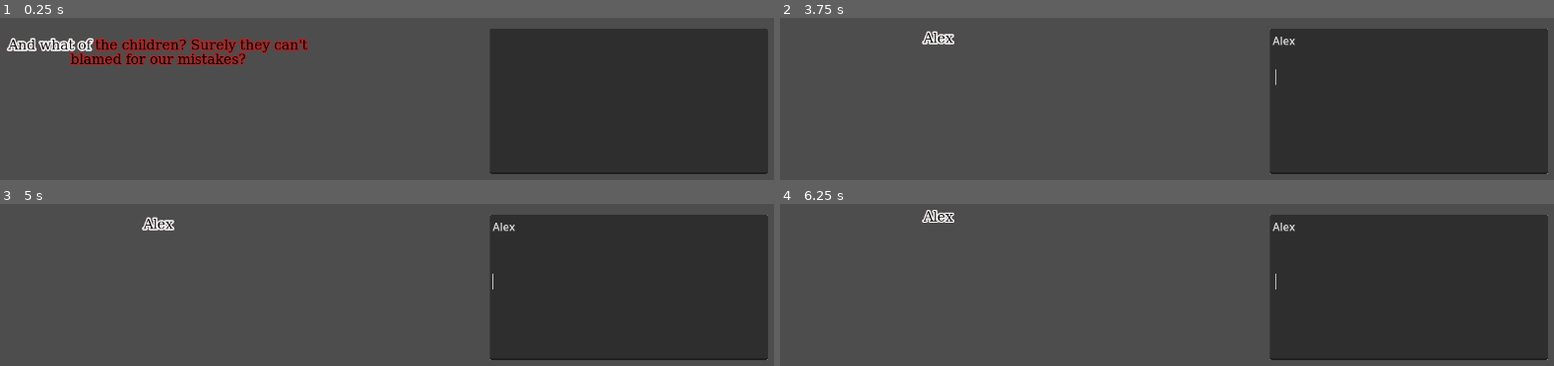
Above: before the commit, frames 1-4 (two rows, left to right).
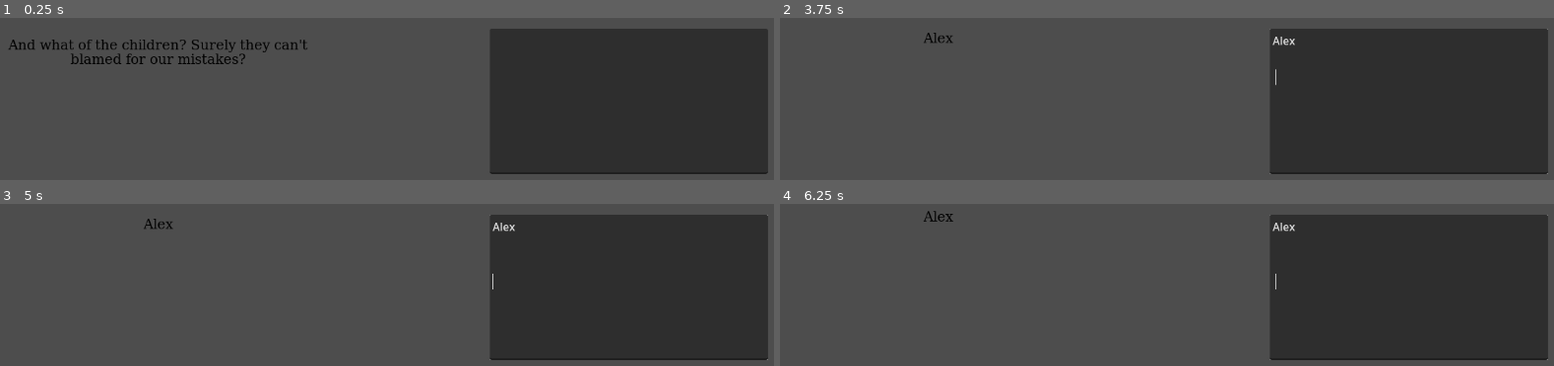
Above: after the commit, the same moments.

Repository: XandeKK/TypeBubbleX
Game: Godot game, scene res://src/SuperLabel/super_label.tscn
Two runs of this game, one before a commit and one after it. Both use one fixed random seed, a clock stepped at 60 frames per second and the inputs below. The project has no main scene, so this scene is started directly.
Inputs (mouse positions are in pixels of both pictures, inside the frame that each line leads up to):
- Up to frame 1 (0.25 s): no input
- Up to frame 2 (3.75 s): click (1406, 100) at 0.52 s; type "Alex" at 0.6 s; tap Enter at 1.25, 2.75 s; tap Space at 2, 3.5 s
- Up to frame 3 (5 s): tap Enter at 4.25 s
- Up to frame 4 (6.25 s): tap Space at 5 s

The runs differ from the first frame. In frame 1, 3.3% of the frame differs, in the area x 0-40%, y 12-30%; in frame 2, 0.3%; in frame 3, 0.3%; in frame 4, 0.3%.

Commit message:
add shake

Diff:
--- a/src/SuperLabel/Classes/text_style.gd
+++ b/src/SuperLabel/Classes/text_style.gd
@@ -14,7 +14,7 @@
 var shakes : Array : get = _get_shakes, set = _set_shakes
 
 var outline_scene : PackedScene = load("res://src/SuperLabel/outline.tscn")
-#var shake_scene : PackedScene = load()
+var shake_scene : PackedScene = load('res://src/SuperLabel/shake.tscn')
 
 func add_outline() -> void:
 	var outline = outline_scene.instantiate()
@@ -40,12 +40,14 @@
 	outline.queue_free()
 
 func add_shake() -> void:
-#	var shake = shake_scene.instantiate()
-#	shake.start = start
-#	shake.end = end
-#	shake.z_index = 1
-#	parent.shakes.add_child()
-	pass
+	var shake = shake_scene.instantiate()
+	shake.start = start
+	shake.end = end
+	shake.is_global = false
+	shake.parent = parent
+	parent.shakes.add_child(shake)
+
+	shakes.append(shake)
 
 func remove_shake(index : int) -> void:
 	if index < 0 or index >= shakes.size():
--- a/src/SuperLabel/outline.gd
+++ b/src/SuperLabel/outline.gd
@@ -10,10 +10,7 @@
 var offset : Vector2 = Vector2.ZERO : get = _get_ofs, set = _set_ofs
 
 func _draw():
-	print(start != -1)
 	if start != -1:
-		print(start)
-		print(end)
 		var count = 0
 		for info in parent.glyphs_to_render:
 			if count >= start and count <= end:
--- a/src/SuperLabel/outlines.gd
+++ b/src/SuperLabel/outlines.gd
@@ -12,11 +12,12 @@
 	_outline.is_global = true
 	add_child(_outline)
 
-func remove(index) -> void:
+func remove(index : int) -> void:
 	var outline = get_child(index)
 	if not outline:
 		return
 	remove_child(outline)
+	outline.queue_free()
 
 func set_parent(value : Control):
 	parent = value
--- /dev/null
+++ b/src/SuperLabel/shake.gd
@@ -0,0 +1,118 @@
+extends Control
+
+var start : int = -1 : get = _get_start, set = _set_start
+var end : int = -1 : get = _get_end, set = _set_end
+var is_global : bool = true : get = _get_is_global, set = _set_is_global
+
+var two_direction : bool = true : get = _get_two_direction, set = _set_two_direction
+var x : float = 1 : get = _get_x, set = _set_x
+var y : float = 1 : get = _get_y, set = _set_y
+var intensity : float = 10 : get = _get_intensity, set = _set_intensity
+var quantity : int = 5 : get = _get_quantity, set = _set_quantity
+var alpha : float = 0.1 : get = _get_alpha, set = _set_alpha
+
+var parent : Control : set = _set_parent
+var canvas_item : RID = get_canvas_item()
+
+func color_and_draw(info : Dictionary, color : Color):
+	var color_temp : Color
+	for text_style in parent.text_styles.list:
+		if info['glyph']['start'] >= text_style['start'] and info['glyph']['start'] <= text_style['end']:
+			color_temp = text_style['color']
+	if color_temp:
+		color = color_temp
+	for i in range(quantity):
+		var _alpha = i / float(quantity)
+		var color_shake = color
+		var offset_shake = Vector2(x * intensity / i, y * intensity / i)
+
+		color_shake.a = _alpha * alpha
+
+		draw_glyph(info['glyph'], info['ofs'] + offset_shake, color_shake)
+		if two_direction:
+			offset_shake *= -1
+			draw_glyph(info['glyph'], info['ofs'] + offset_shake, color_shake)
+
+func _draw():
+	var color : Color = parent.color
+	if start != -1:
+		var count = 0
+		for info in parent.glyphs_to_render:
+			if count >= start and count <= end:
+				color_and_draw(info, color)
+			count += 1
+	else:
+		for info in parent.glyphs_to_render:
+			color_and_draw(info, color)
+
+
+func draw_glyph(glyph : Dictionary, ofs : Vector2, color : Color):
+	TSManager.TS.font_draw_glyph(glyph.font_rid, canvas_item, glyph.font_size, ofs + glyph.offset, glyph.index, color)
+
+func _get_start() -> int:
+	return start
+
+func _set_start(value : int) -> void:
+	start = value
+	queue_redraw()
+
+func _get_end() -> int:
+	return end
+
+func _set_end(value : int) -> void:
+	end = value
+	queue_redraw()
+
+func _set_parent(value : Control) -> void:
+	parent = value
+	parent.render.connect(queue_redraw)
+	queue_redraw()
+
+func _get_is_global() -> bool:
+	return is_global
+
+func _set_is_global(value : bool) -> void:
+	is_global = value
+	queue_redraw()
+
+func _get_two_direction() -> bool:
+	return two_direction
+
+func _set_two_direction(value : bool) -> void:
+	two_direction = value
+	queue_redraw()
+
+func _get_x() -> float:
+	return x
+
+func _set_x(value : float) -> void:
+	x = value
+	queue_redraw()
+
+func _get_y() -> float:
+	return y
+
+func _set_y(value : float) -> void:
+	y = value
+	queue_redraw()
+
+func _get_intensity() -> float:
+	return intensity
+
+func _set_intensity(value : float) -> void:
+	intensity = value
+	queue_redraw()
+
+func _get_quantity() -> int:
+	return quantity
+
+func _set_quantity(value : int) -> void:
+	quantity = value
+	queue_redraw()
+
+func _get_alpha() -> float:
+	return alpha
+
+func _set_alpha(value : float) -> void:
+	alpha = value
+	queue_redraw()
--- /dev/null
+++ b/src/SuperLabel/shake.tscn
@@ -0,0 +1,10 @@
+[gd_scene load_steps=2 format=3 uid="uid://bcrkysrct8ydf"]
+
+[ext_resource type="Script" path="res://src/SuperLabel/shake.gd" id="1_7svyt"]
+
+[node name="Shake" type="Control"]
+layout_mode = 3
+anchors_preset = 0
+offset_right = 40.0
+offset_bottom = 40.0
+script = ExtResource("1_7svyt")
--- a/src/SuperLabel/shakes.gd
+++ b/src/SuperLabel/shakes.gd
@@ -1,23 +1,35 @@
 extends Control
 
-#var shake : PackedScene = load("res://src/SuperLabel/shake.tscn")
-var shake_global : Control : get = get_shake_global
-var parent : Control : set = set_parent
+var shake : PackedScene = load("res://src/SuperLabel/shake.tscn")
+var shake_global : Control : get = _get_shake_global
+var parent : Control : set = _set_parent
 
-func get_shake_global() -> Control:
+func add() -> void:
+	var _shake = shake.instantiate()
+	_shake.parent = parent
+	add_child(_shake)
+
+func remove(index : int) -> void:
+	var shake = get_child(index)
+	if not shake:
+		return
+	remove_child(shake)
+	shake.queue_free()
+
+func get_shakes() -> Array:
+	return get_children().filter(func(child): return child.is_global)
+
+func _get_shake_global() -> Control:
 	return shake_global
 
-#func add() -> void:
-#	var shake_global = shake.instantiate()
-#	shake_global.parent = parent
-#	add_child(shake_global)
+func set_shake_global() -> void:
+	shake_global = shake.instantiate()
+	shake_global.parent = parent
+	add_child(shake_global)
 
-func edit(properties : Dictionary) -> void:
-	shake_global.set_properties(properties)
-
-func remove() -> void:
+func remove_shake_global() -> void:
 	remove_child(shake_global)
 	shake_global.queue_free()
 
-func set_parent(value : Control):
+func _set_parent(value : Control):
 	parent = value
--- a/src/SuperLabel/super_label.gd
+++ b/src/SuperLabel/super_label.gd
@@ -47,19 +47,12 @@
 	font_settings.regular = _font
 	text = "And what of the children? Surely they can't blamed for our mistakes?"
 
-	outlines.add()
-	outlines.get_outlines()[0].color = Color.BROWN
-
-	text_styles.add(0, 10)
-	text_styles.list[0].add_outline()
-
 func _prepare_glyphs_to_render() -> void:
 	glyphs_to_render.clear()
 
 	var rtl_layout : bool = is_layout_rtl()
 
 	style_box.draw(canvas_item, Rect2(0, 0, size.x, size.y))
-	print(style_box.get_minimum_size())
 
 	var total_h : float = 0.0
 	var lines_visible : int = 0
